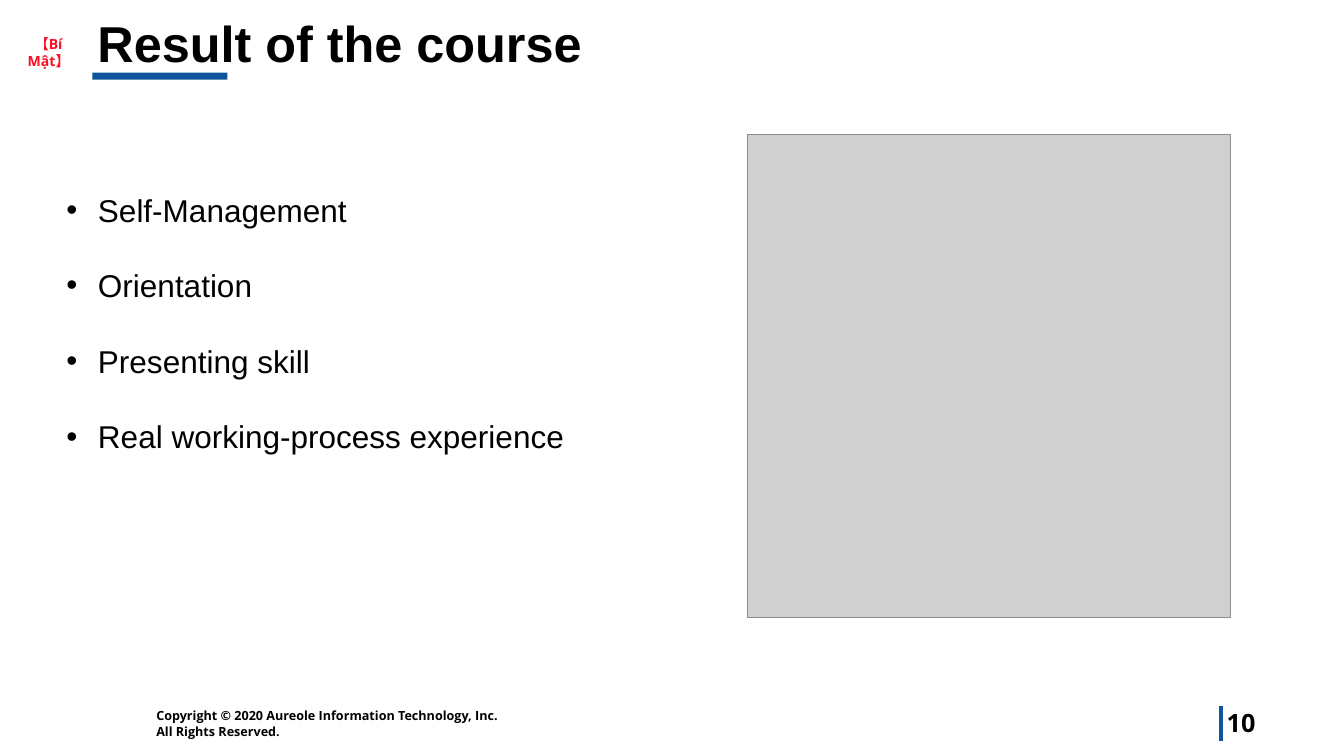
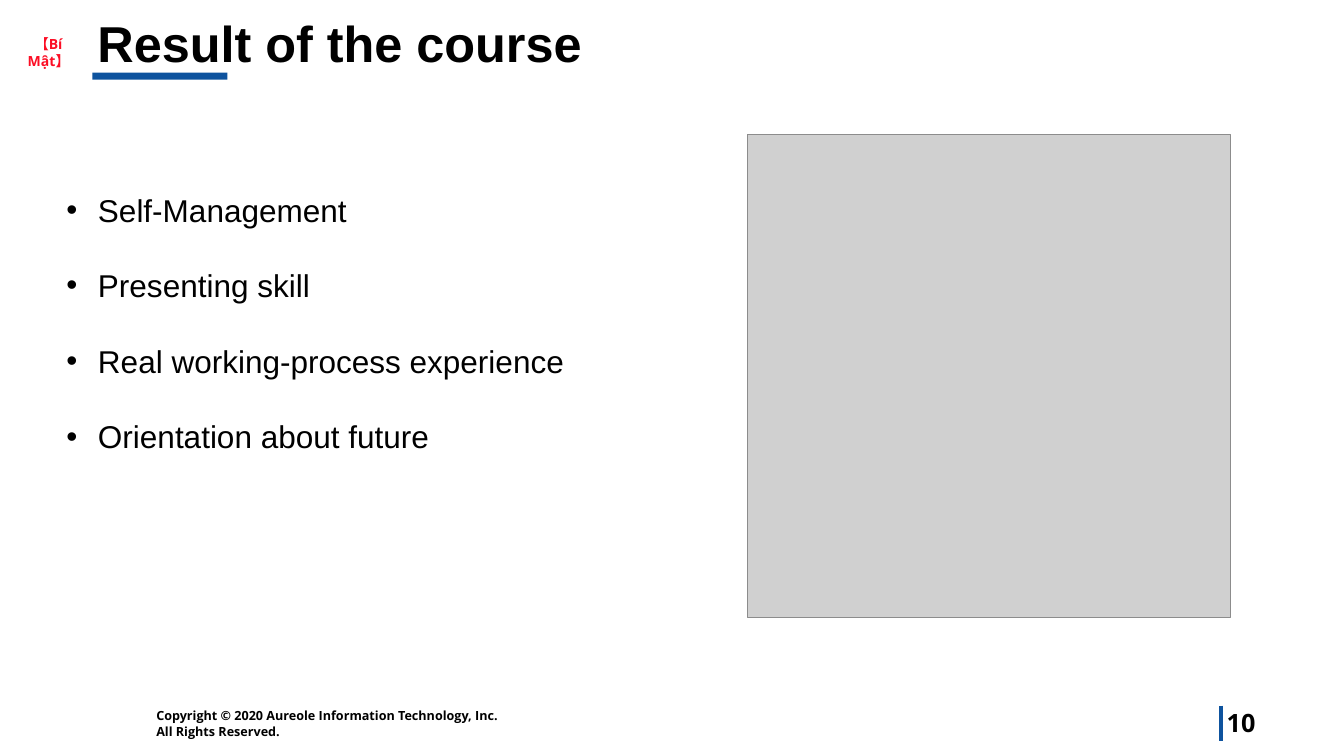
Before and after one commit to lthe4th/Sols, a slide deck: slide 10 of longpkd.pptx. Drawn at 1344x756 pixels with LibreOffice and Linux fonts; fonts in the diff are those of the drawing; grey boxes stand for pictures; background and template pictures are left out. Boxes give left, top, right and bottom in pixels: in the first picture for what was removed or moved away, otherwise in the second. Text is boxed around its words. In the diff, an @@ line names an element or a change of style, - is before the commit and + after.

```diff
--- a/longpkd.pptx
+++ b/longpkd.pptx
@@ text at (98, 274, 252, 298): paragraph removed @@
-• Orientation
@@ text at (98, 425, 429, 449): paragraph added @@
+• Orientation about future
```
Also in this commit, not shown: 2 other slides changed, 1 other file.
